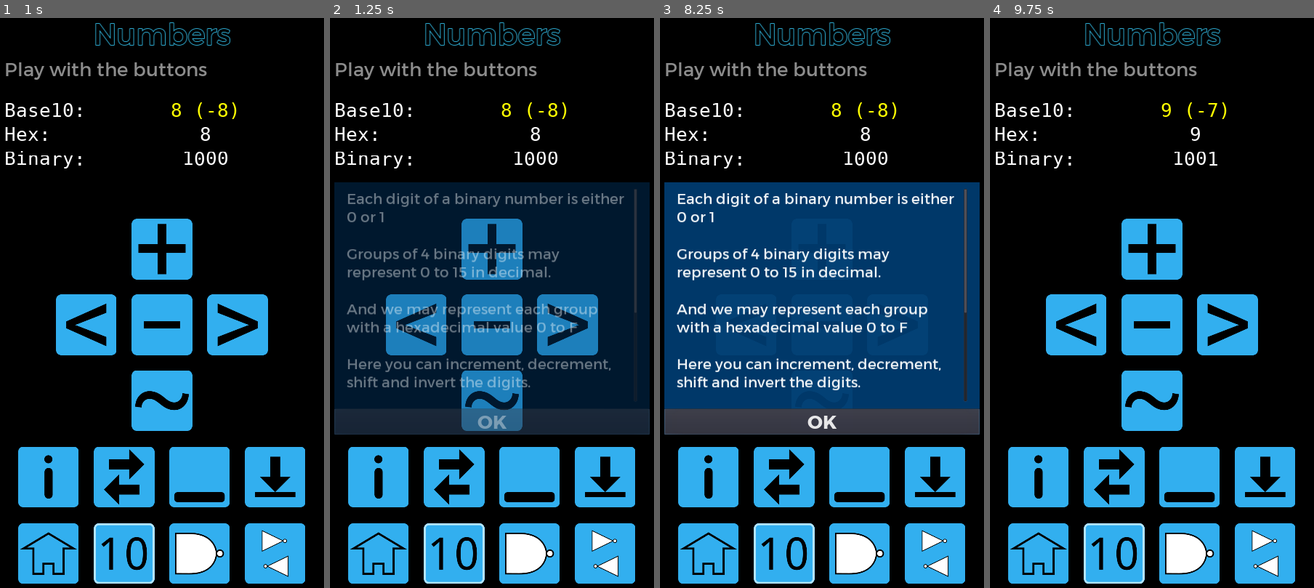
Above: before the commit, frames 1-4 (left to right).
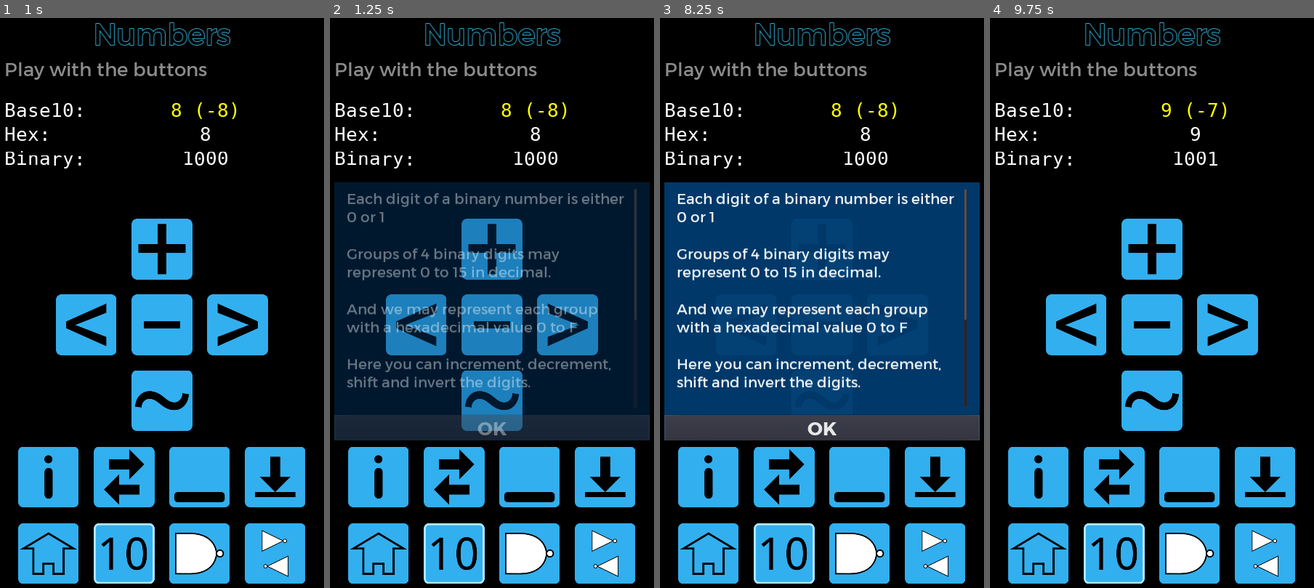
Above: after the commit, the same moments.

Repository: andrew-wilkes/digital-logic
Game: Godot game, scene res://Main.tscn
Same seed, same stepped clock (60 frames per second), same inputs: the game is played once before the commit and once after it.
Inputs (mouse positions are in pixels of both pictures, inside the frame that each line leads up to):
- Up to frame 1 (1 s): click (123, 553) at 0.5 s
- Up to frame 2 (1.25 s): no input
- Up to frame 3 (8.25 s): click (708, 553) at 1.25 s; click (935, 553) at 2 s; click (708, 553) at 2.75 s; click (860, 553) at 3.5 s; click (708, 553) at 4.25 s; click (783, 553) at 5 s; click (935, 553) at 5.75 s; click (783, 553) at 6.5 s; click "OK" at 7.25 s; click (708, 479) at 8 s
- Up to frame 4 (9.75 s): click "OK" at 8.75 s; click (1152, 251) at 9.5 s

Frame 1 is identical in both runs. In frame 2, 2.2% of the frame differs, in the area x 1-99%, y 51-75%; in frame 3, 2.3%; in frame 4, nothing differs.

Commit message:
Set state in GridInput.gd

Diff:
--- a/game/Circuits.gd
+++ b/game/Circuits.gd
@@ -203,16 +203,18 @@
 	# Get index of output state from input pattern
 	var i = 0
 	var x = 1
+	# set i to the input value
 	for b in circuit.vin[n]:
 		i += b * x
 		x *= 2
+	# scan the outputs and reset 'passed' if any output state does not match required vout value
 	for j in outputs.size():
 		var val = circuit.vout[i][j]
 		if val == 2: # Use remembered last value
 			val = 0 if last_vals[j] == null else last_vals[j]
 		else:
 			last_vals[j] = val
-		var v = outputs[j].state == val
+		var v = outputs[j].state == bool(val)
 		if !v:
 			passed = false
 		outputs[j].set_result(v)
@@ -367,6 +369,7 @@
 	return gates
 
 
+# Check if a node has been accidentally moved or not
 func check_zero_pos(node):
 	if node is Control:
 		if node.rect_position.length() > 0.1:
--- a/game/Main.tscn
+++ b/game/Main.tscn
@@ -100,7 +100,6 @@
 size_flags_vertical = 3
 
 [node name="Label4" type="Label" parent="VBox"]
-modulate = Color( 1, 1, 1, 0 )
 margin_top = 488.0
 margin_right = 1040.0
 margin_bottom = 679.0
@@ -113,7 +112,6 @@
 }
 
 [node name="Label" type="Label" parent="VBox"]
-modulate = Color( 1, 1, 1, 0 )
 margin_top = 699.0
 margin_right = 1040.0
 margin_bottom = 890.0
@@ -126,7 +124,6 @@
 }
 
 [node name="Label2" type="Label" parent="VBox"]
-modulate = Color( 1, 1, 1, 0 )
 margin_top = 910.0
 margin_right = 1040.0
 margin_bottom = 1101.0
@@ -139,7 +136,6 @@
 }
 
 [node name="Label3" type="Label" parent="VBox"]
-modulate = Color( 1, 1, 1, 0 )
 margin_top = 1121.0
 margin_right = 1040.0
 margin_bottom = 1312.0
--- a/game/Numbers.gd
+++ b/game/Numbers.gd
@@ -407,7 +407,7 @@
 	var info = $c/Info
 	info.rect_position = $VBox.rect_position + $VBox/Alert.rect_position
 	info.rect_size.x = $VBox/Control2.rect_size.x
-	info.rect_size.y = $VBox/Control2.rect_position.y - info.rect_position.y - 40
+	info.rect_size.y = $VBox/Control2.rect_position.y - $VBox/Alert.rect_position.y - 20
 	match mode:
 		PLAY:
 			info.show_how(false)
--- a/game/parts/grid/GridInput.gd
+++ b/game/parts/grid/GridInput.gd
@@ -4,6 +4,8 @@
 class_name GridInput
 
 export var text = "A0" setget set_text, get_text
+
+var state = false
 
 func _ready():
 	$Label.text = text
@@ -21,3 +23,4 @@
 
 func set_level(v: int):
 	$Pin.self_modulate = g.get_state_color(v)
+	state = bool(v)
--- a/game/parts/grid/GridOutput.gd
+++ b/game/parts/grid/GridOutput.gd
@@ -4,7 +4,6 @@
 class_name Grid_Output
 
 var inputs = {}
-var state = false
 
 func set_result(v: bool):
 	$Label.self_modulate = g.COLOR_RIGHT if v else g.COLOR_WRONG
